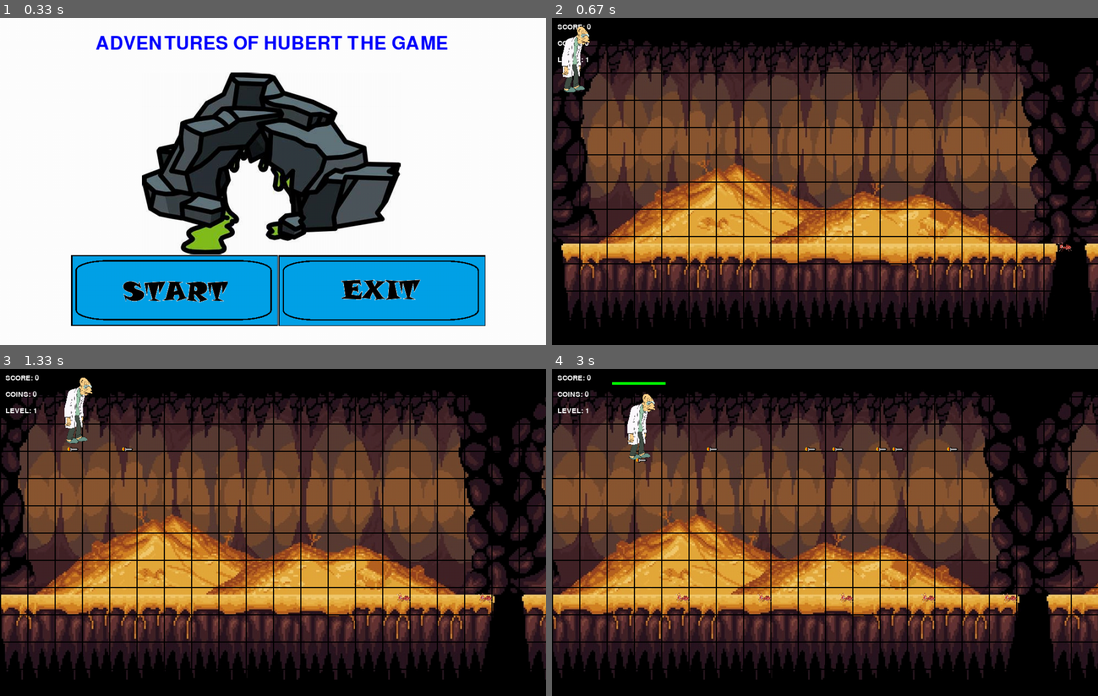
Above: before the commit, frames 1-4 (two rows, left to right).
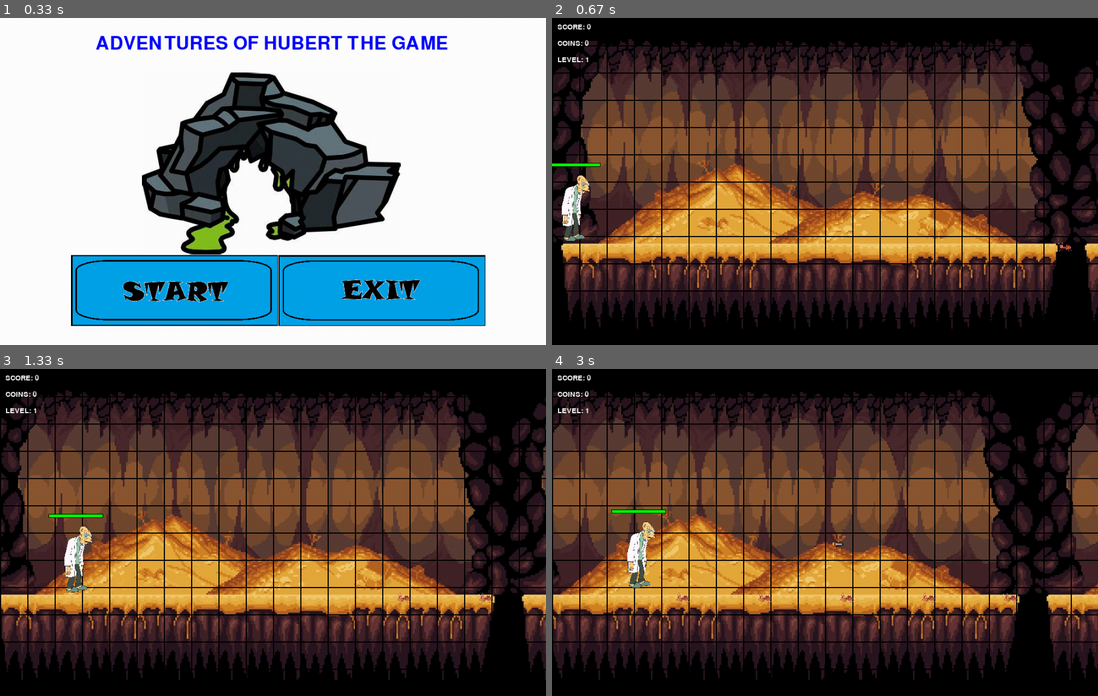
Above: after the commit, the same moments.

Repository: KaneRicketts/HIT-137-Assignment-03
Game: pygame game, started from Pygame game including start, game, and end loops.py
Two runs of this game, one before a commit and one after it. Both use one fixed random seed, a clock stepped at 60 frames per second and the inputs below.
Inputs (mouse positions are in pixels of both pictures, inside the frame that each line leads up to):
- Up to frame 1 (0.33 s): no input
- Up to frame 2 (0.67 s): click (726, 289) at 0.38 s
- Up to frame 3 (1.33 s): tap Space at 0.67, 1.07 s; hold Right from 1 s (still down)
- Up to frame 4 (3 s): tap Space at 1.37, 1.57, 1.9, 2.2, 2.4, 2.7, 2.97 s; release Right at 1.47 s; hold Up 1.5-1.8 s; hold Right 1.83-2.3 s; tap F at 1.98 s; hold Left 2.33-2.87 s; hold Down from 2.9 s (still down)

Frame 1 is identical in both runs. In frame 2, 1.3% of the frame differs, in the area x 0-9%, y 2-69%; in frame 3, 1.3%; in frame 4, 1.6%, in the area x 10-75%, y 3-67%.

Commit message:
Gravity added

Diff:
--- a/Pygame game including start, game, and end loops.py
+++ b/Pygame game including start, game, and end loops.py
@@ -29,7 +29,9 @@
     ORANGE = (255, 165, 0)
     BROWN = (139, 69, 19)
 
-
+    # Gravity
+    GRAVITY = 0.5       # Adjust this value to control gravity strength
+    JUMP_VELOCITY = -10 # Adjust this value to control jump height
 
     # Setting up the display.
     screen_width = 1000
@@ -165,7 +167,6 @@
     ]
 
     # Heart Images
-
     heart_scale = 0.2  # smaller or larger
     heart_images = [
         pygame.transform.scale(pygame.image.load("HP+1.1.png").convert_alpha(),
@@ -252,10 +253,15 @@
             height = self.image.get_height()
             self.image = pygame.transform.scale(self.image, ((int(width * scale)), (int(height * scale))))
             self.rect = self.image.get_rect()
+            self.rect.bottom = 420  # Start on the ground
             self.missiles = []
             self.health = health
             self.jumping = False
             self.velocity = [0, 0]
+
+            # Jumping and Gravity
+            self.vel_y = 0
+            self.is_jumping = False
 
         def move(self):
             pressed_keys = pygame.key.get_pressed()
@@ -270,15 +276,27 @@
             if pressed_keys[K_RIGHT]:
                 self.rect.move_ip(5, 0)
 
-            # Ensure the player never leaves the screen.
+            # Apply Gravity
+            self.vel_y += GRAVITY
+            self.rect.y += self.vel_y
+
+            # Ensure the player never leaves the screen vertically.
+            if self.rect.bottom >= 420:
+                self.rect.bottom = 420
+                self.vel_y = 0
+                self.is_jumping = False
+
+            # Ensure the player never leaves the screen horizontally.
             if self.rect.left < 0:
                 self.rect.left = 0
             elif self.rect.right > screen_width:
                 self.rect.right = screen_width
-            if self.rect.top <= 0:
-                self.rect.top = 0
-            elif self.rect.bottom >= 420:
-                self.rect.bottom = 420
+
+        #Jump Method
+        def jump(self):
+            if not self.is_jumping:
+                self.vel_y = JUMP_VELOCITY
+                self.is_jumping = True
 
         # HealthBar
         def health_bar(self, surface, position, size, border_colour, background_colour, health_colour, remaining_health):
@@ -295,6 +313,7 @@
             max_health = 100
             self.health_bar(surf, health_rect.topleft, health_rect.size, BLACK, RED, GREEN, self.health/max_health)
 
+        # Shoot to F key
         def shoot(self):
             missile = Weapon(self.rect.centerx, self.rect.bottom)
             self.missiles.append(missile)
@@ -596,8 +615,13 @@
                 # Was it the Escape key? If so, stop the loop.
                 if event.key == K_ESCAPE:
                     running = False
-                # Was it the Space key? If so, player shoots weapon.
+
+                # Spacebar to jump
                 if event.key == K_SPACE:
+                    player.jump()
+
+                # Fire Gun F
+                if event.key == K_f:
                     player.shoot()
 
             # Is the time right for a new enemy.
@@ -626,7 +650,6 @@
                     bats.add(bat)
                     all_sprites.add(bat)
 
-
             elif event.type == add_heart and current_level <= 3 and not heart_spawned[current_level]:
                 # Spawn the heart at the middle of the screen moving from right to left
                 heart = Heart(screen_width + 50, screen_height // 2)
@@ -680,10 +703,10 @@
         for entity in all_sprites:
             window.blit(entity.image, entity.rect)
 
-        # *** Added: Draw Hearts ***
+
         hearts.draw(window)
 
-        # *** Added: Check for heart collection ***
+
         heart_collisions = pygame.sprite.spritecollide(player, hearts, dokill=True)
         if heart_collisions:
             player.health = 100  # Restore player health to full
@@ -749,7 +772,7 @@
         # Update the display for each loop.
         pygame.display.update()
 
-    # *** Added: Victory screen ***
+    # Victory screen
     if boss_defeated:
         victory_screen = True
         while victory_screen:
@@ -799,6 +822,7 @@
                     if event.key == K_ESCAPE:
                         game_over_screen = False
 
+
             if restart_button.draw():
                 play()
 
